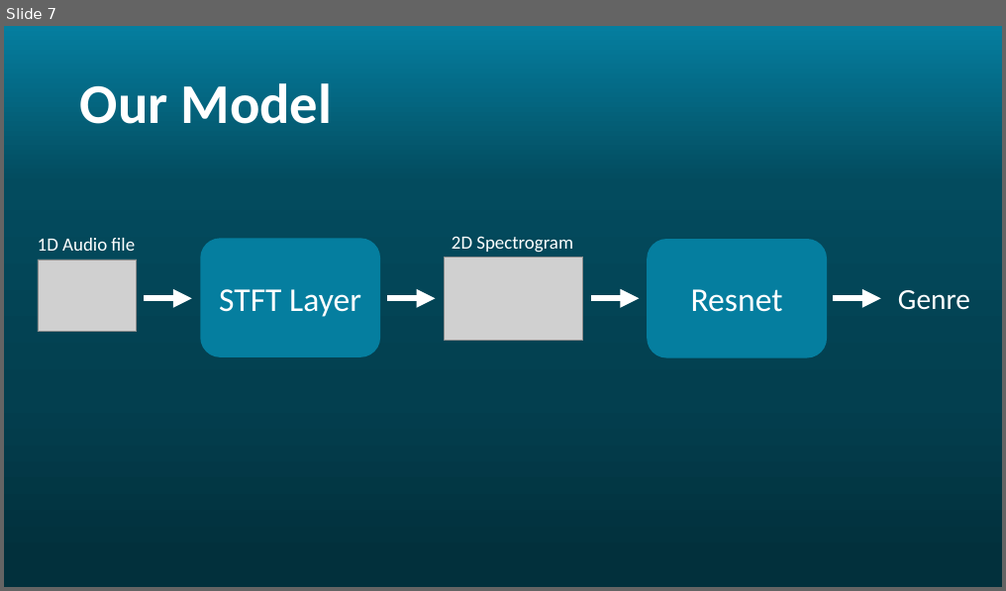
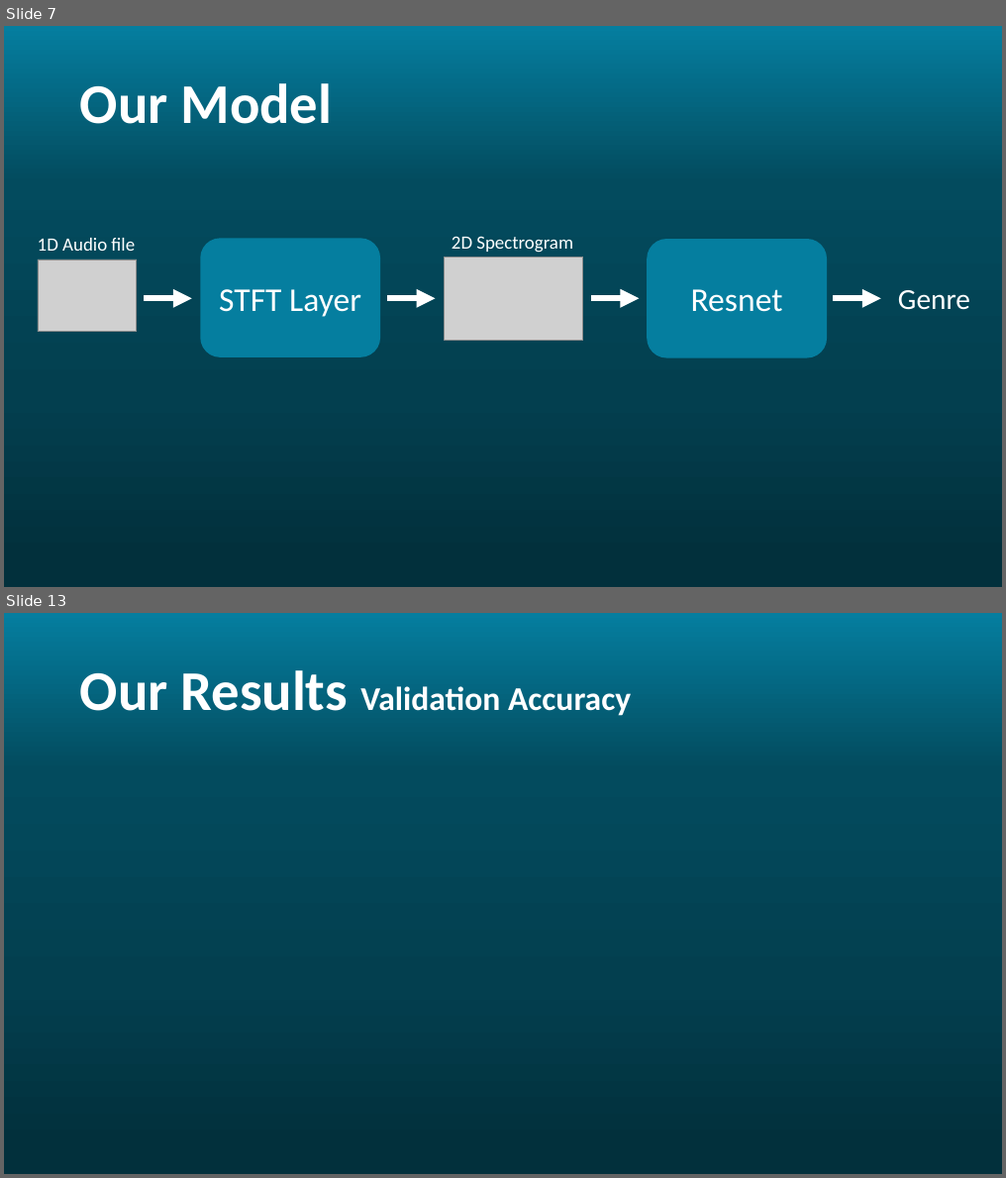
Before and after one commit to Rotem-and-Noam/Ada-STFT, a slide deck: images/AdaSTFT.pptx. Shown one above the other, each under a label of ours: slide 7 before the commit, slides 7 and 13 after it; the slides between them are not shown. The pictures are 1006x591 and 1006x1178 pixels, drawn with LibreOffice and Linux fonts; fonts in the diff are those of the drawing; grey boxes stand for pictures; background and template pictures are left out. Boxes give left, top, right and bottom in pixels: in the first picture for what was removed or moved away, otherwise in the second. Text is boxed around its words. In the diff, an @@ line names an element or a change of style, - is before the commit and + after.

```diff
--- a/images/AdaSTFT.pptx
+++ b/images/AdaSTFT.pptx
@@ slide 13 added at (x1=4, y1=613, x2=1002, y2=1174), background gradient #057E9F to #034B5E to #033F50 to #02303C @@
@@ title added at (x1=80, y1=670, x2=631, y2=716), 32 pt, text #FFFFFF, bold @@
+Our Results Validation Accuracy
```
Also in this commit, not shown: 3 slides changed, 6 other slides added.
